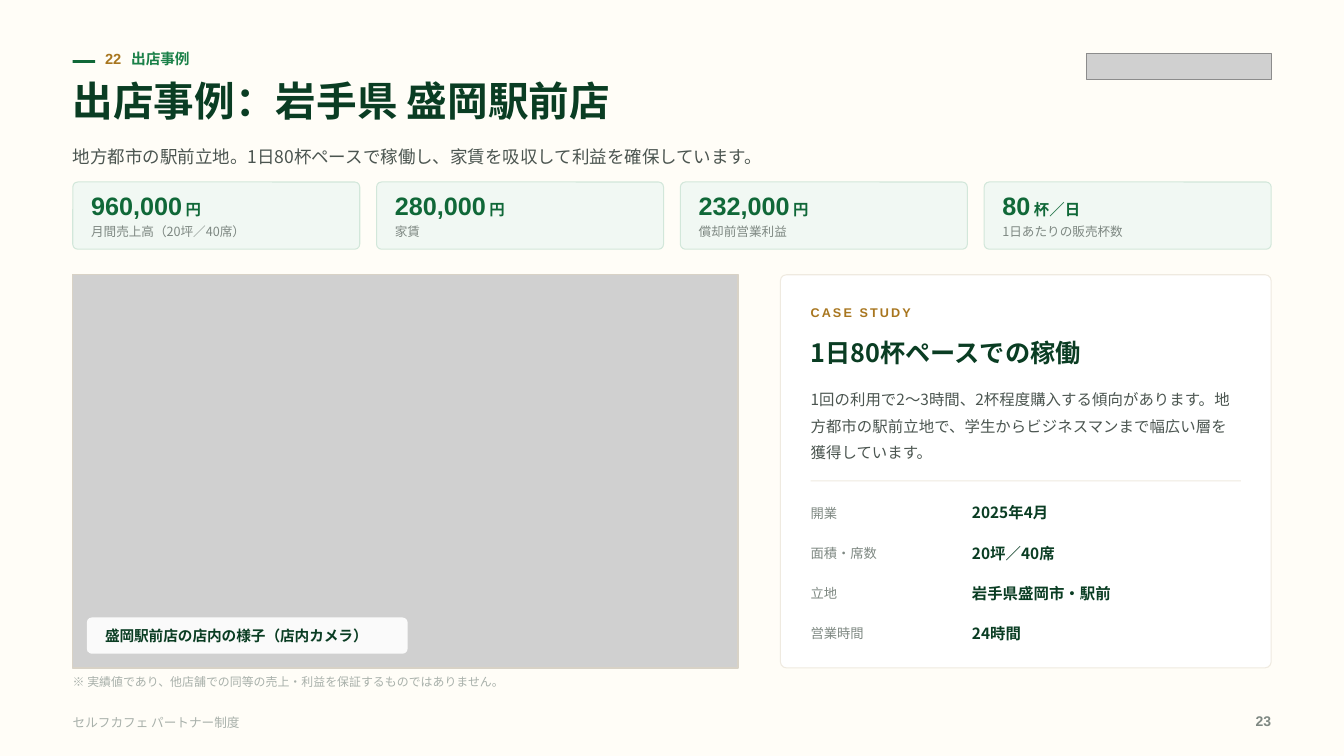
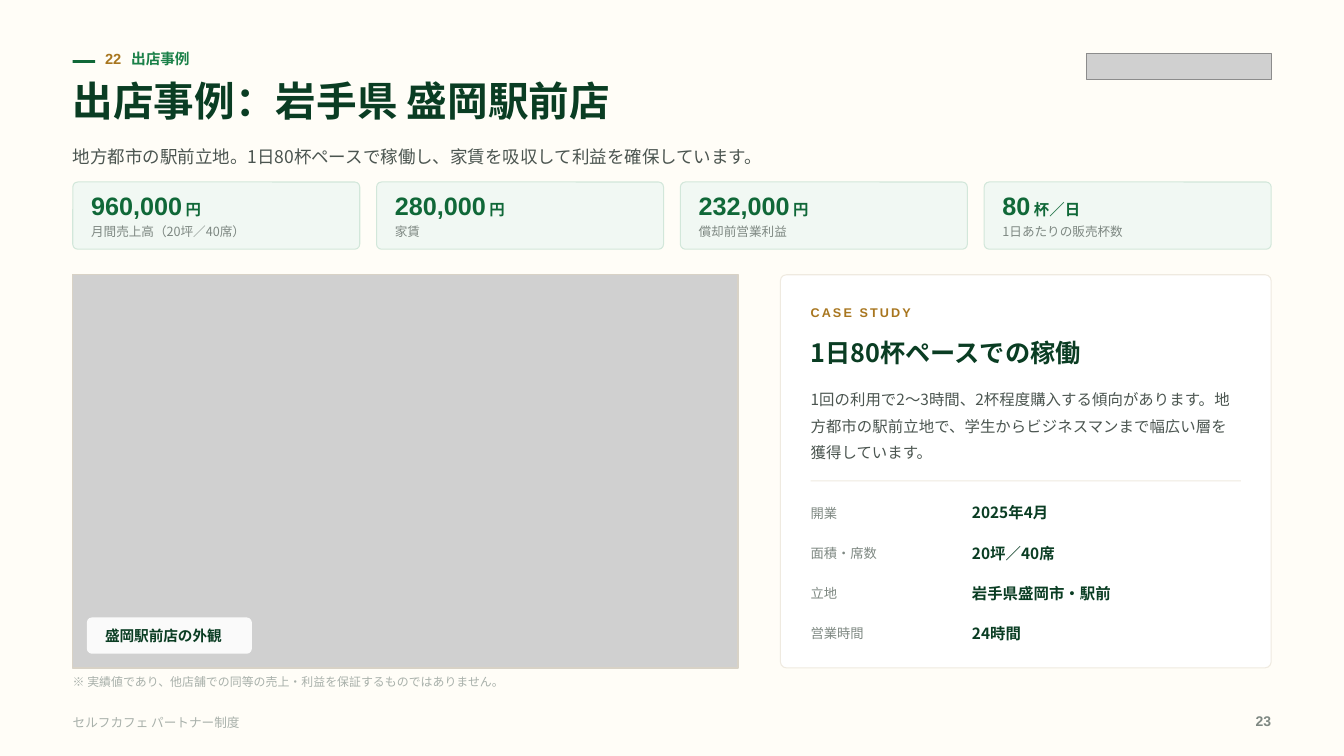
Before and after one commit to a5408071-cmd/suzuki-ceo, a slide deck: slide 23 of selfcafe-partner-deck/selfcafe-partner-deck.pptx. Drawn at 1344x756 pixels with LibreOffice and Linux fonts; fonts in the diff are those of the drawing; grey boxes stand for pictures. Boxes give left, top, right and bottom in pixels: in the first picture for what was removed or moved away, otherwise in the second. Text is boxed around its words. In the diff, an @@ line names an element or a change of style, - is before the commit and + after.

```diff
--- a/selfcafe-partner-deck/selfcafe-partner-deck.pptx
+++ b/selfcafe-partner-deck/selfcafe-partner-deck.pptx
@@ rounded rectangle: place and size @@
-rounded rectangle at (87, 618, 407, 654)
+rounded rectangle at (87, 618, 252, 654)
@@ text at (105, 628, 222, 643): text changed @@
-盛岡駅前店の店内の様子（店内カメラ）
+盛岡駅前店の外観
```
Also in this commit, not shown: 6 other slides changed, 21 other files.
